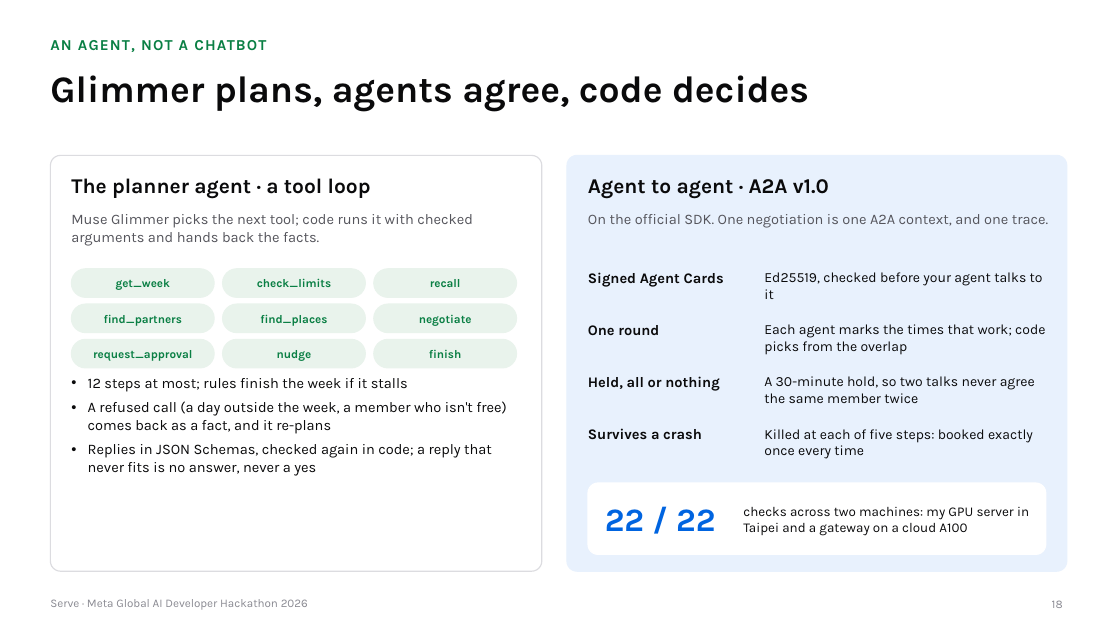
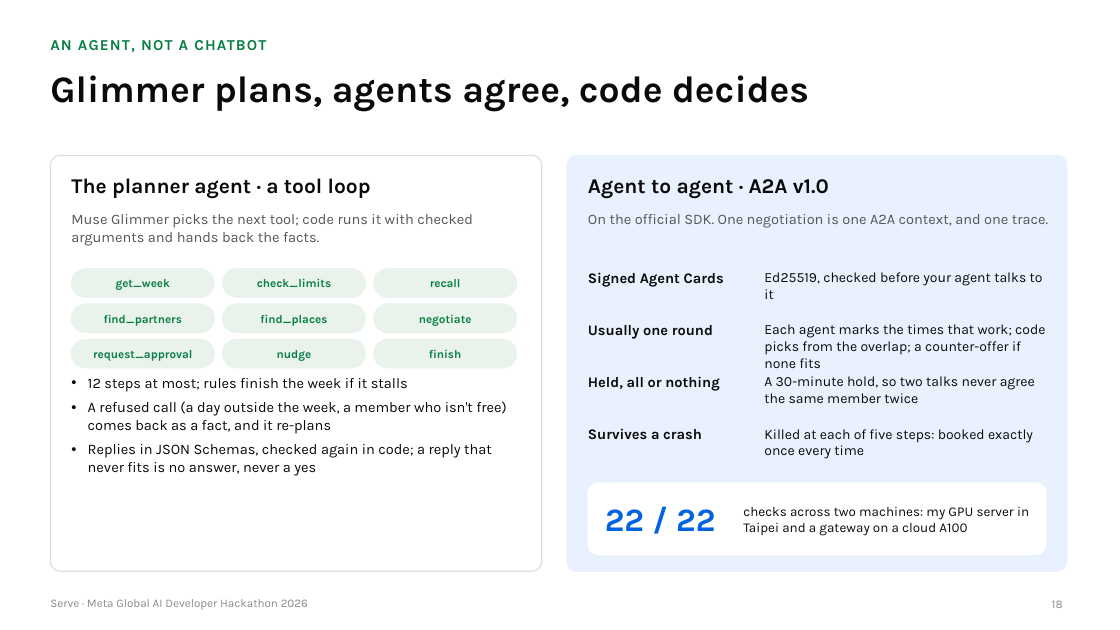
Before and after one commit to gino6178/serve-meta-hackathon, a slide deck: slide 18 of video/deck/Serve_Meta_deck.pptx. Drawn at 1120x630 pixels with LibreOffice and Linux fonts; fonts in the diff are those of the drawing. Boxes give left, top, right and bottom in pixels: in the first picture for what was removed or moved away, otherwise in the second. Text is boxed around its words. In the diff, an @@ line names an element or a change of style, - is before the commit and + after.

```diff
--- a/video/deck/Serve_Meta_deck.pptx
+++ b/video/deck/Serve_Meta_deck.pptx
@@ text at [588, 325, 713, 339]: text changed @@
-One round
+Usually one round
@@ text at [764, 324, 1045, 368]: text changed @@
-Each agent marks the times that work; code picks from the overlap
+Each agent marks the times that work; code picks from the overlap; a counter-offer if none fits
```
Also in this commit, not shown: 10 other slides changed, 2 slides removed, 2 other files.
